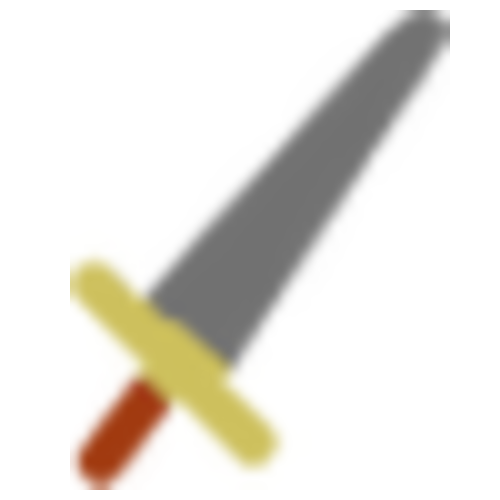
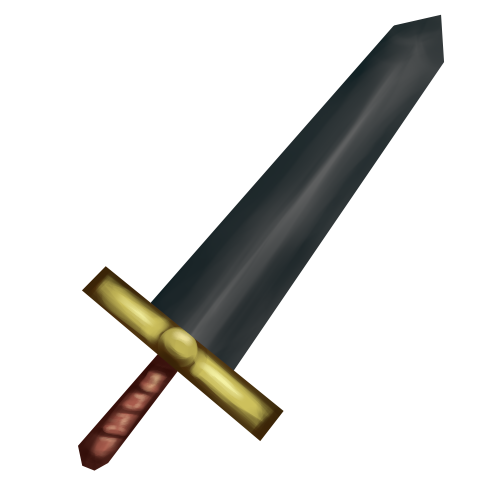
Before/after of a 500 × 500 layered artwork. What changed in the layer stack:
added group "Group 11" with 3 layers above "Group 8" over [70, 192, 320, 490]
added layer "Paint Layer 13" (addition) in group "Group 11" over [70, 256, 256, 448]
added layer "Paint Layer 12" (multiply) in group "Group 11" over [70, 192, 320, 490]
added layer "Paint Layer 3" in group "Group 11" over [70, 256, 320, 448]
added group "Group 8" with 3 layers above "Group 6" over [70, 256, 256, 490]
added layer "Paint Layer 10" (addition) in group "Group 8" over [70, 320, 192, 490]
added layer "Paint Layer 9" (multiply) in group "Group 8" over [70, 256, 256, 490]
added layer "Paint Layer 4" in group "Group 8" over [70, 256, 192, 490]
added group "Group 6" with 2 layers above "Paint Layer 1" over [70, 10, 450, 490]
added layer "Paint Layer 7" in group "Group 6" over [70, 10, 450, 490]
added layer "Paint Layer 2" in group "Group 6" over [128, 10, 448, 384]
hid "Paint Layer 1", opacity 100% → 24% over [70, 10, 450, 490]
